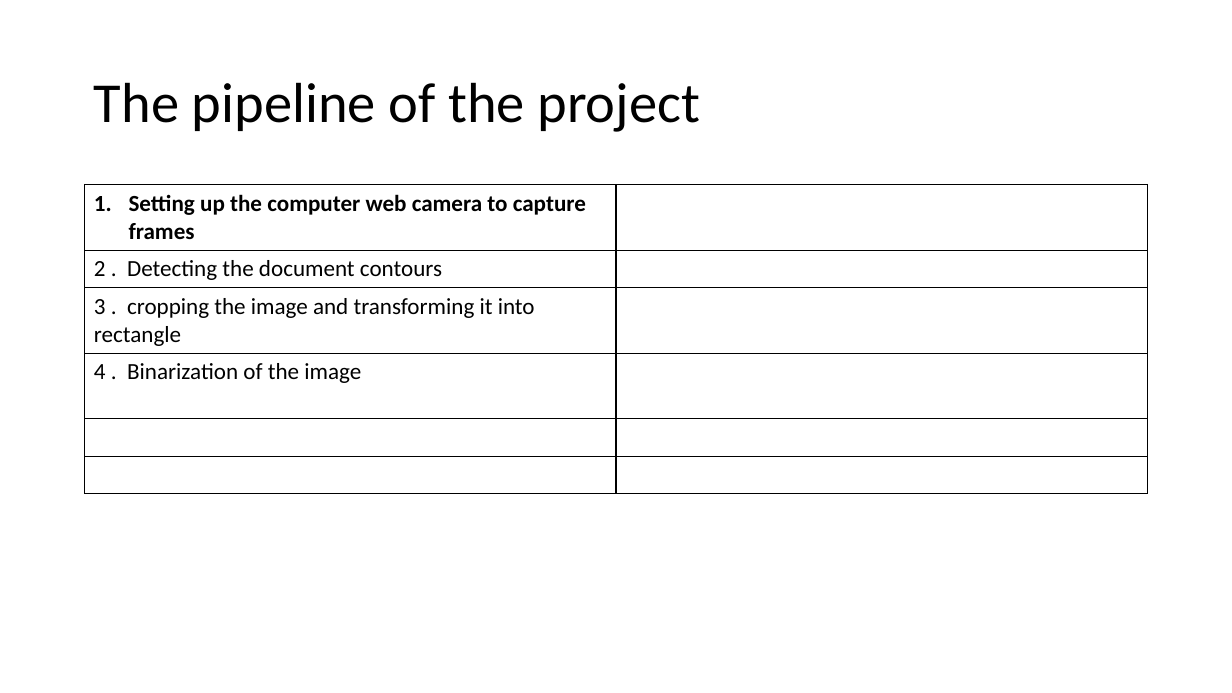
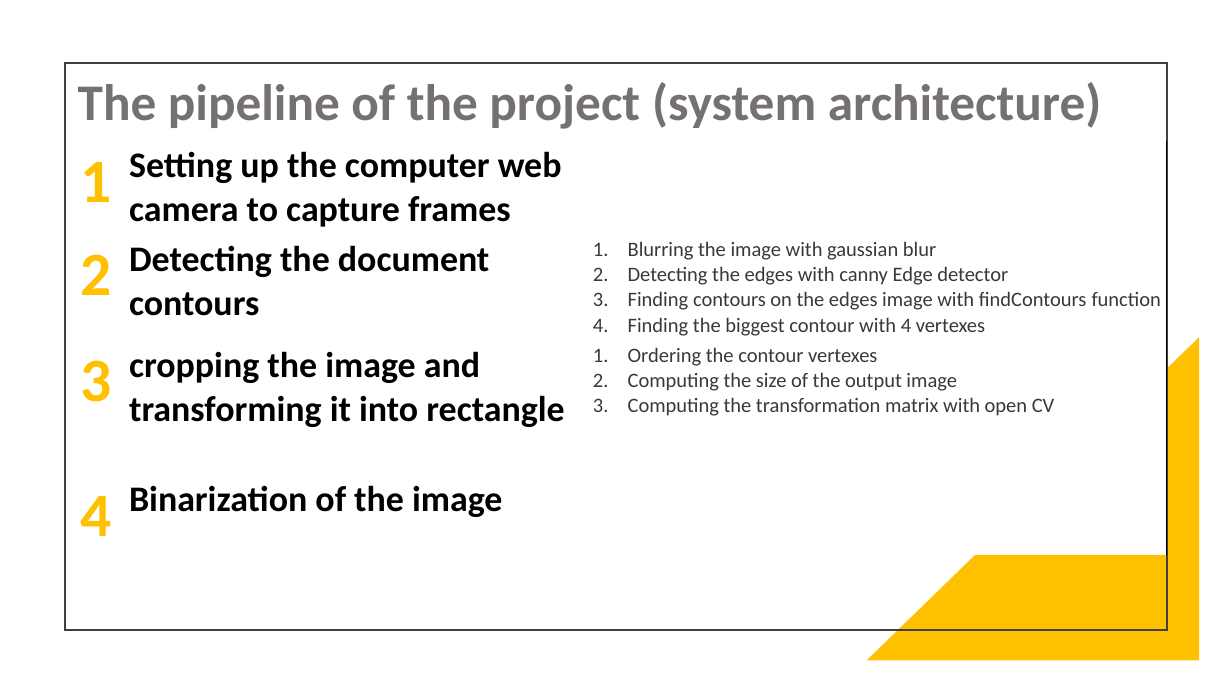
Before and after one commit to JerzyJerzu/Document-Scanner, a slide deck: slide 3 of document_scanner.pptx. Drawn at 1232x693 pixels with LibreOffice and Linux fonts; fonts in the diff are those of the drawing. Boxes give left, top, right and bottom in pixels: in the first picture for what was removed or moved away, otherwise in the second. Text is boxed around its words. In the diff, an @@ line names an element or a change of style, - is before the commit and + after.

Commit message:
changed the 4 point tranform function

```diff
--- a/document_scanner.pptx
+++ b/document_scanner.pptx
@@ rectangle added at box(65, 63, 1167, 629), outline #404040 1.5 pt @@
@@ title at box(78, 82, 1101, 129): text changed; size 44 to 40 pt; text colour #000000 to #767171; bold on @@
-The pipeline of the project
+The pipeline of the project (system architecture)
@@ table at box(68, 140, 1167, 578) @@
-Setting up the computer web camera to capture frames | 
-2 . Detecting the document contours | 
-3 . cropping the image and transforming it into rectangle | 
-4 . Binarization of the image | 
- | 
- | 
+1 | Setting up the computer web camera to capture frames | 
+2 | Detecting the document contours | Blurring the image with gaussian blur / Detecting the edges with canny Edge detector / Finding contours on the edges image with findContours function / Finding the biggest contour with 4 vertexes
+3 | cropping the image and transforming it into rectangle | Ordering the contour vertexes / Computing the size of the output image / Computing the transformation matrix with open CV
+4 | Binarization of the image | 
@@ table: place and size @@
-table at box(85, 185, 1148, 492)
+table at box(68, 140, 1167, 578)
@@ right triangle added at box(867, 337, 1200, 661), fill #FFC000 @@
```
Also in this commit, not shown: 3 other slides changed, 1 slide added, 6 other files.
